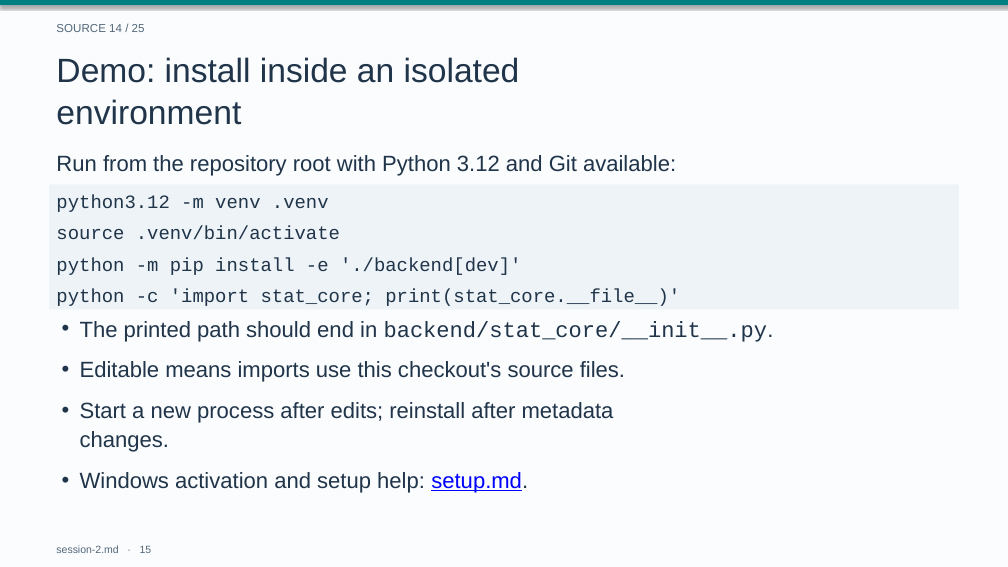
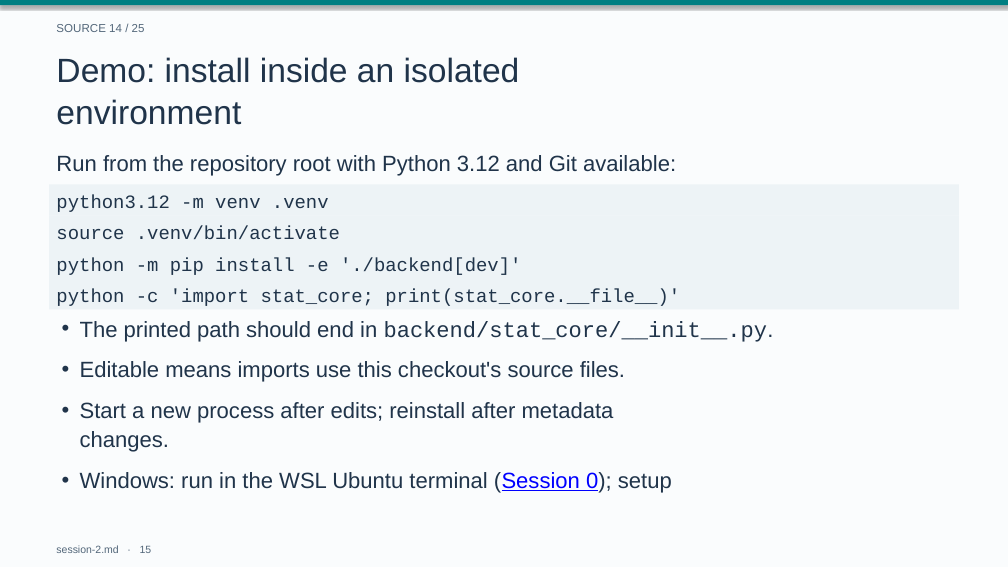
Before and after one commit to drweihungpan-lab/3R-teaching, a slide deck: slide 15 of materials/slides/session-2.pptx. Drawn at 1008x567 pixels with LibreOffice and Linux fonts; fonts in the diff are those of the drawing. Boxes give left, top, right and bottom in pixels: in the first picture for what was removed or moved away, otherwise in the second. Text is boxed around its words. In the diff, an @@ line names an element or a change of style, - is before the commit and + after.

```diff
--- a/materials/slides/session-2.pptx
+++ b/materials/slides/session-2.pptx
@@ text at (80, 472, 672, 493): text changed @@
-• Windows activation and setup help: setup.md.
+• Windows: run in the WSL Ubuntu terminal (Session 0); setup
```
Also in this commit, not shown: 18 other slides changed, 1 slide added, 16 other files.
